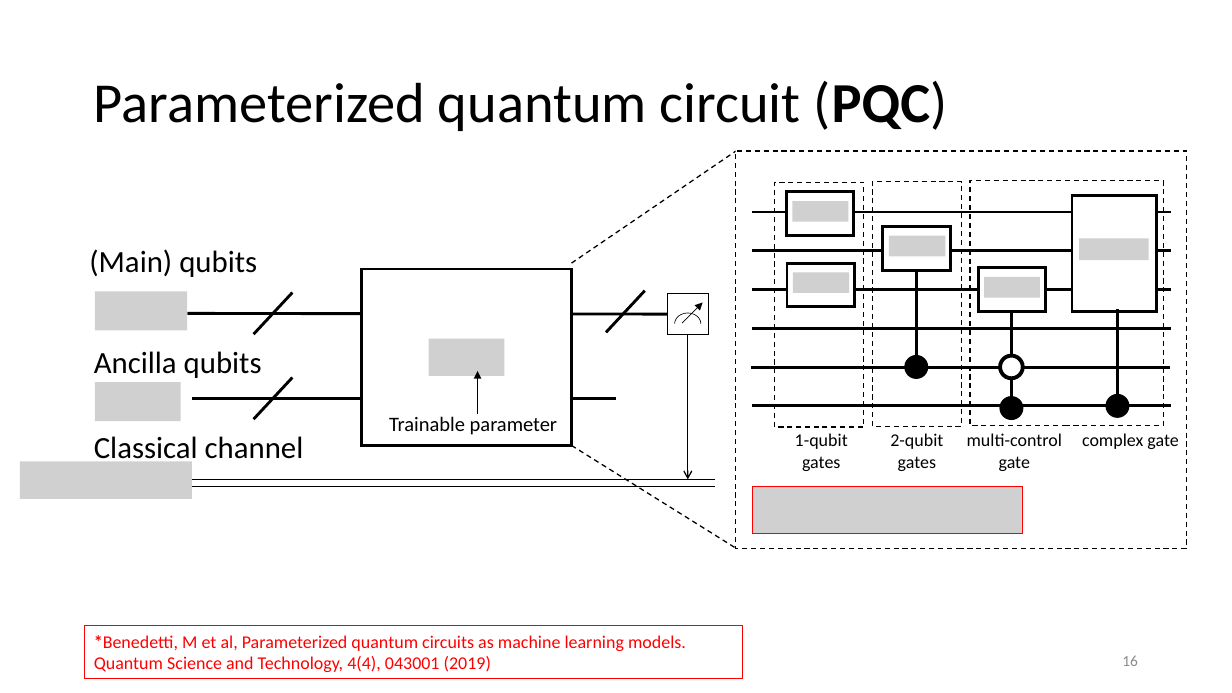
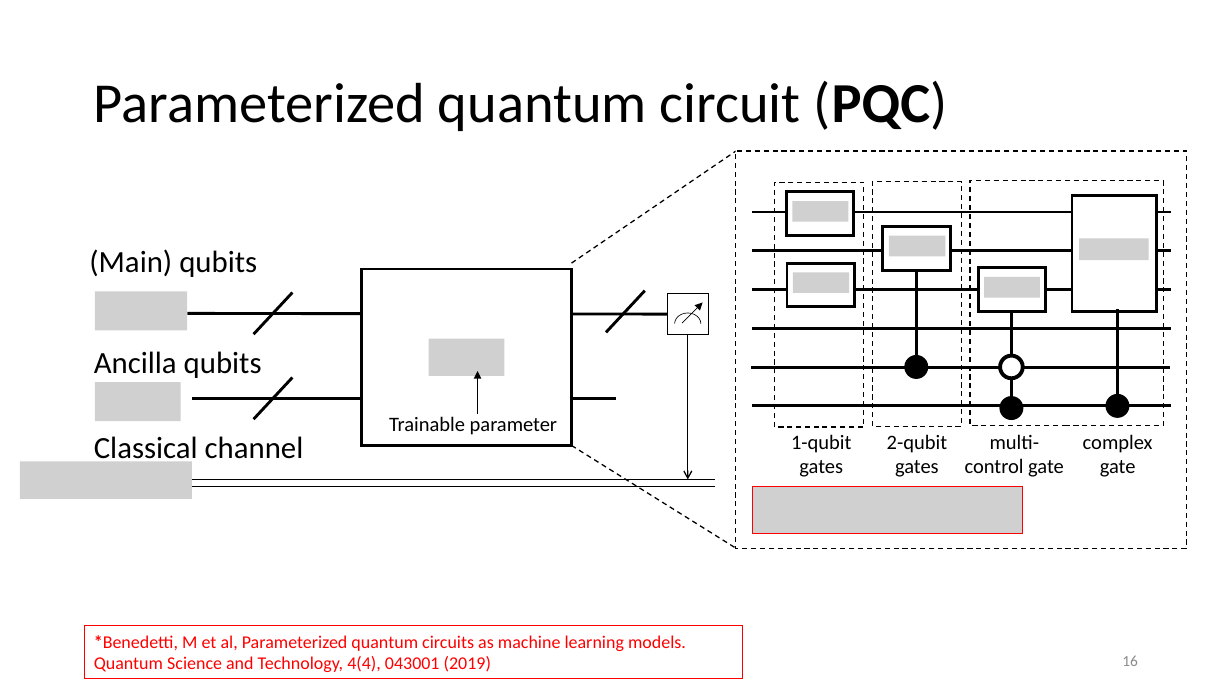
Before and after one commit to vutuanhai237/CourseMaterialsUIT, a slide deck: slide 16 of SExxx-Programming for quantum computer/UPTschool/Qubit and Circuit.pptx. Drawn at 1232x693 pixels with LibreOffice and Linux fonts; fonts in the diff are those of the drawing; grey boxes stand for pictures. Boxes give left, top, right and bottom in pixels: in the first picture for what was removed or moved away, otherwise in the second. Text is boxed around its words. In the diff, an @@ line names an element or a change of style, - is before the commit and + after.

```diff
--- a/SExxx-Programming for quantum computer/UPTschool/Qubit and Circuit.pptx
+++ b/SExxx-Programming for quantum computer/UPTschool/Qubit and Circuit.pptx
@@ size 14 to 16 pt in 4 elements at bbox=[965, 434, 1064, 477], bbox=[887, 434, 947, 477], bbox=[791, 434, 851, 477], bbox=[1083, 434, 1153, 477] @@
```
Also in this commit, not shown: 9 other slides changed, 26 other files.
